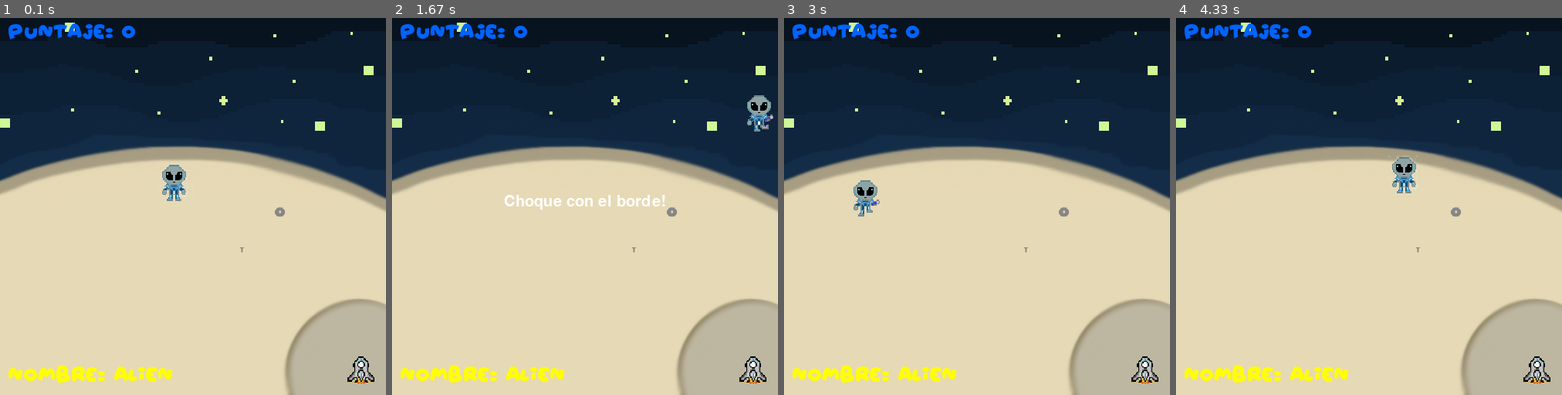
Above: before the commit, frames 1-4 (left to right).
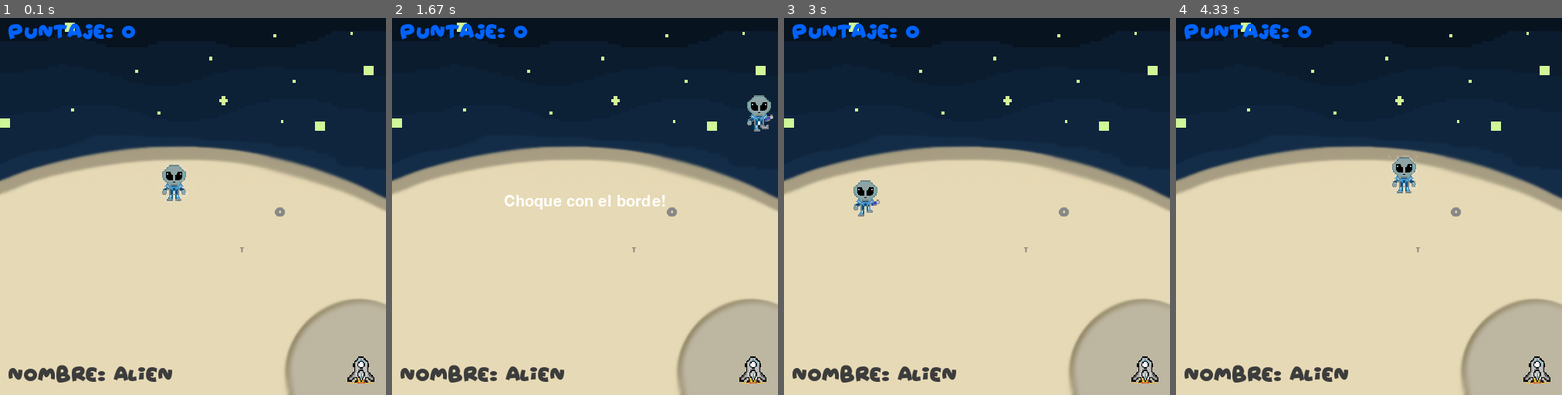
Above: after the commit, the same moments.

Repository: aperez536/pygame
Game: pygame game, started from Aliens.py
Two runs of this game, one before a commit and one after it. Both use one fixed random seed, a clock stepped at 60 frames per second and the inputs below.
Inputs:
- Up to frame 1 (0.1 s): no input
- Up to frame 2 (1.67 s): hold Right 0.33-0.8 s; hold Up 0.83-1.13 s; hold Right 1.17-1.63 s
- Up to frame 3 (3 s): hold Down 2.23-2.53 s; hold Left 2.57-2.97 s
- Up to frame 4 (4.33 s): hold Up 3-3.37 s; hold Right 3.4-4.03 s; hold Down from 4.07 s (still down)

The runs differ from the first frame. In frame 1, 1.0% of the frame differs, in the area x 2-45%, y 92-97%; in frame 2, 1.0%; in frame 3, 1.0%; in frame 4, 1.0%.

Commit message:
Arreglo de Bug de Pantalla (Titilaba - Flickering)

Diff:
--- a/Aliens.py
+++ b/Aliens.py
@@ -25,7 +25,7 @@
 pygame.init()
 
 config = Config()
-config.gameDisplay = pygame.display.set_mode((DISPLAY_ANCHO, DISPLAY_ALTURA)) #Tamano del display
+config.gameDisplay = pygame.display.set_mode((DISPLAY_ANCHO, DISPLAY_ALTURA), pygame.DOUBLEBUF)
 
 def tuerca(x, y):
     config.gameDisplay.blit(imagen6, (x, y))
@@ -80,16 +80,17 @@
     x = 0
     y = 0
 
-    #Creamos el Alien
+    #Prueba de Mensajes Nuevos (Falta hacerles un timer para que desaparescan con el tiempo??)
     nuevoMensaje = Mensaje()
     nuevoMensaje.Color = CELESTE
     nuevoMensaje.Posicion = "top-left"
     nuevoMensaje2 = Mensaje()
     nuevoMensaje2.Posicion = "bottom-left"
-    nuevoMensaje2.Color = AMARILLO
-
+    nuevoMensaje2.Color = GRIS
+
+    #Creamos el Alien
     iAlien = Alien("Alien")
-    Puntaje = 0
+    Puntaje = 0 #Se podria poner dentro de la clase Alien.Puntaje (Multijugador?!)
 
     #posicion de la tuerca
     x1 = 350
--- a/Clases/Constantes.py
+++ b/Clases/Constantes.py
@@ -23,6 +23,7 @@
 BLANCOVIEJO = (205, 192, 176)
 CELESTE = (0, 99, 255)
 AMARILLO = (255, 255, 0)
+GRIS = (60, 60, 60)
 
 #######IMAGENES########
 fondo = pygame.image.load('Imagenes/fondo.png')
--- a/Clases/Mensaje.py
+++ b/Clases/Mensaje.py
@@ -58,11 +58,8 @@
 
         #Ponerlo en el Display
         self.GameDisplay.blit(msgSurface, msgSurfaceRect)
-        #Actualizar la Pantalla
-        pygame.display.update()
 
     def Borrar(self):
         msgSurface = self.fontConfig.render("", True, self.Color)
         msgSurfaceRect = msgSurface.get_rect()
         self.GameDisplay.blit(msgSurface, msgSurfaceRect)
-        pygame.display.update()
